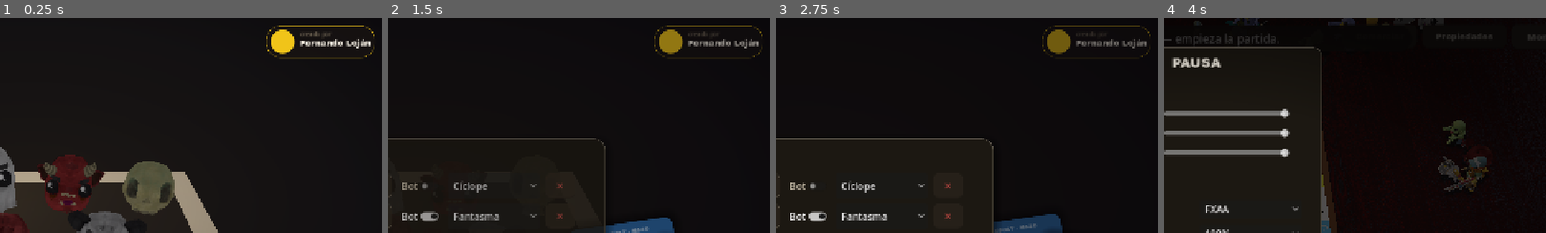
Above: before the commit, frames 1-4 (left to right).
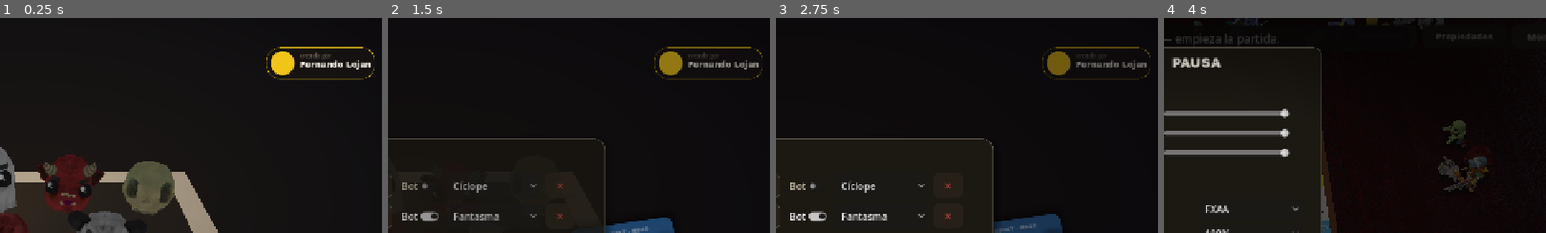
Above: after the commit, the same moments.

Repository: DiegoFernandoLojanTenesaca/BugOpoly
Game: Godot game, scene res://src/world/start_screen.tscn
Same seed, same stepped clock (60 frames per second), same inputs: the game is played once before the commit and once after it.
Inputs (mouse positions are % of the whole screen's width and height, from its top left):
- Up to frame 1 (0.25 s): no input
- Up to frame 2 (1.5 s): move the mouse to (72, 45) at 0.52 s; click (72, 45) at 0.67 s; click "JUGAR" at 1.25 s
- Up to frame 3 (2.75 s): click "JUGAR" at 2 s
- Up to frame 4 (4 s): click "EMPEZAR" at 2.75 s; click "Menú" at 3.5 s
The pictures show only the part of the screen within x 46-96%, y 0-50%; the shares and areas given below are measured in that part.

The runs differ from the first frame. In frame 1, 2.9% of the frame differs, in the area x 69-98%, y 3-29%; in frame 2, 2.6%; in frame 3, 2.3%; in frame 4, nothing differs.

Commit message:
Badge: 'Fernando Lojan' sin tilde + bajado a y=52 para alinear con el título

Diff:
--- a/src/world/start_screen.gd
+++ b/src/world/start_screen.gd
@@ -70,7 +70,7 @@
 func _build_creator_badge() -> void:
 	# Guiño al creador: avatar de GitHub (dinámico) + nombre. Click abre el perfil; triple-click = easter egg.
 	var badge := PanelContainer.new()
-	badge.position = Vector2(1032, 16)
+	badge.position = Vector2(1032, 52)
 	var bsb := StyleBoxFlat.new()
 	bsb.bg_color = Color(0.10, 0.08, 0.07, 0.62)
 	bsb.set_corner_radius_all(22)
@@ -117,7 +117,7 @@
 	k.add_theme_color_override("font_color", Brand.TEXT_MUTED)
 	vb.add_child(k)
 	var nm := Label.new()
-	nm.text = "Fernando Loján"
+	nm.text = "Fernando Lojan"
 	nm.add_theme_font_override("font", Brand.font_heavy())
 	nm.add_theme_font_size_override("font_size", 14)
 	nm.add_theme_color_override("font_color", Brand.TEXT_STRONG)
